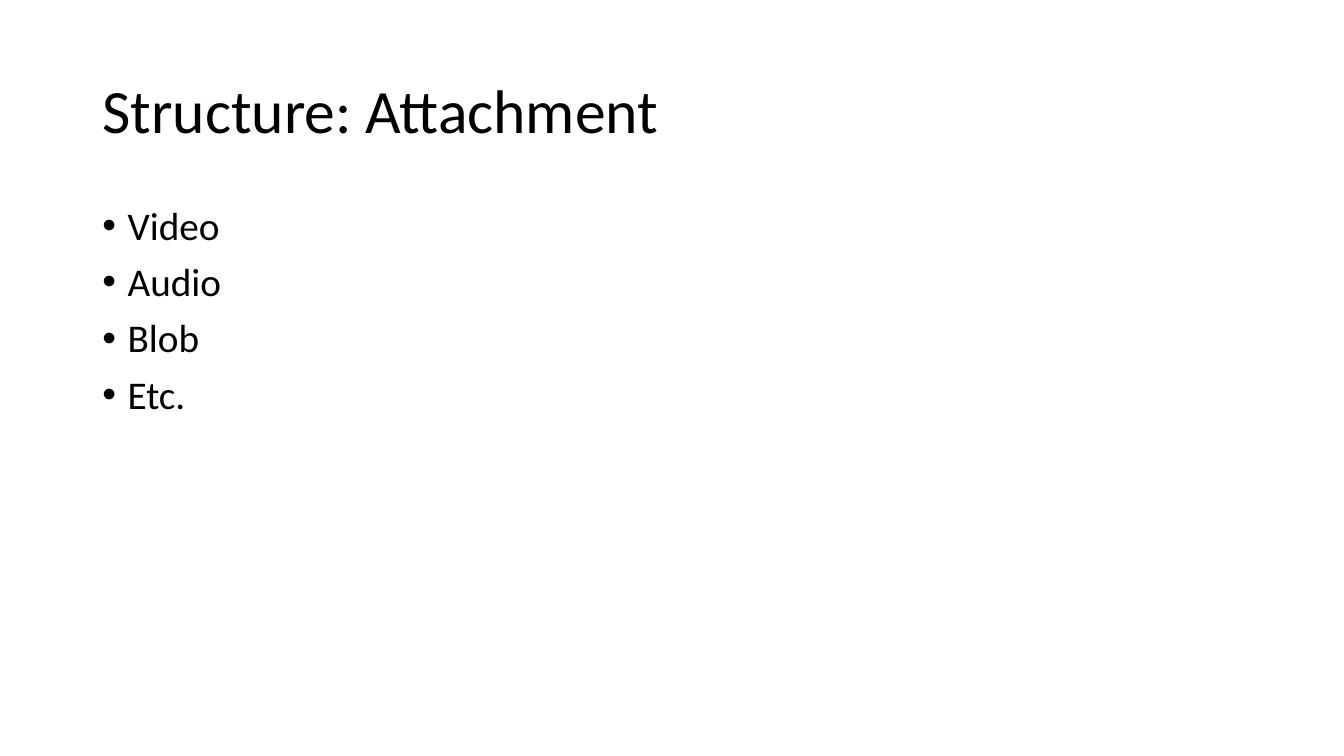
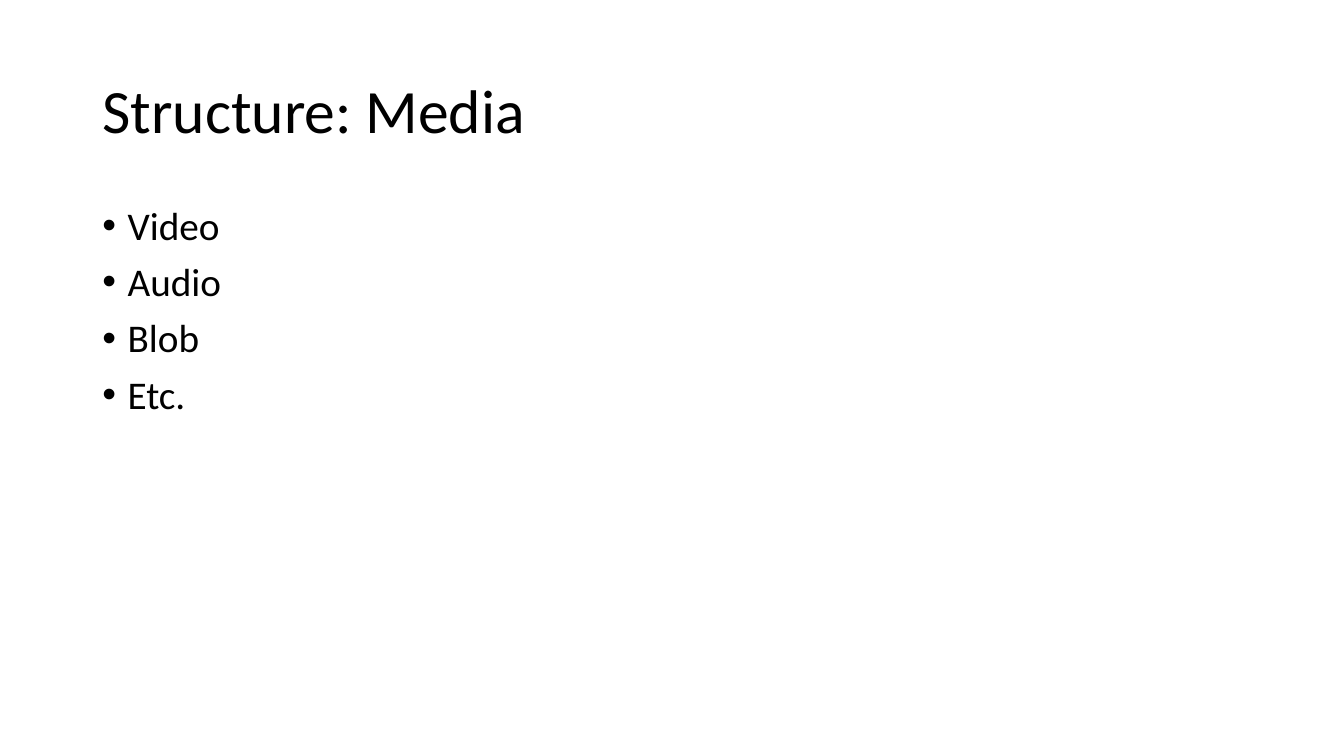
Before and after one commit to asiemer/AzureJeeps, a slide deck: slide 19 of docs/presentation.pptx. Drawn at 1344x756 pixels with LibreOffice and Linux fonts; fonts in the diff are those of the drawing. Boxes give left, top, right and bottom in pixels: in the first picture for what was removed or moved away, otherwise in the second. Text is boxed around its words. In the diff, an @@ line names an element or a change of style, - is before the commit and + after.

```diff
--- a/docs/presentation.pptx
+++ b/docs/presentation.pptx
@@ title at (x1=102, y1=90, x2=525, y2=134): text changed @@
-Structure: Attachment
+Structure: Media
```
Also in this commit, not shown: 4 other slides changed.
